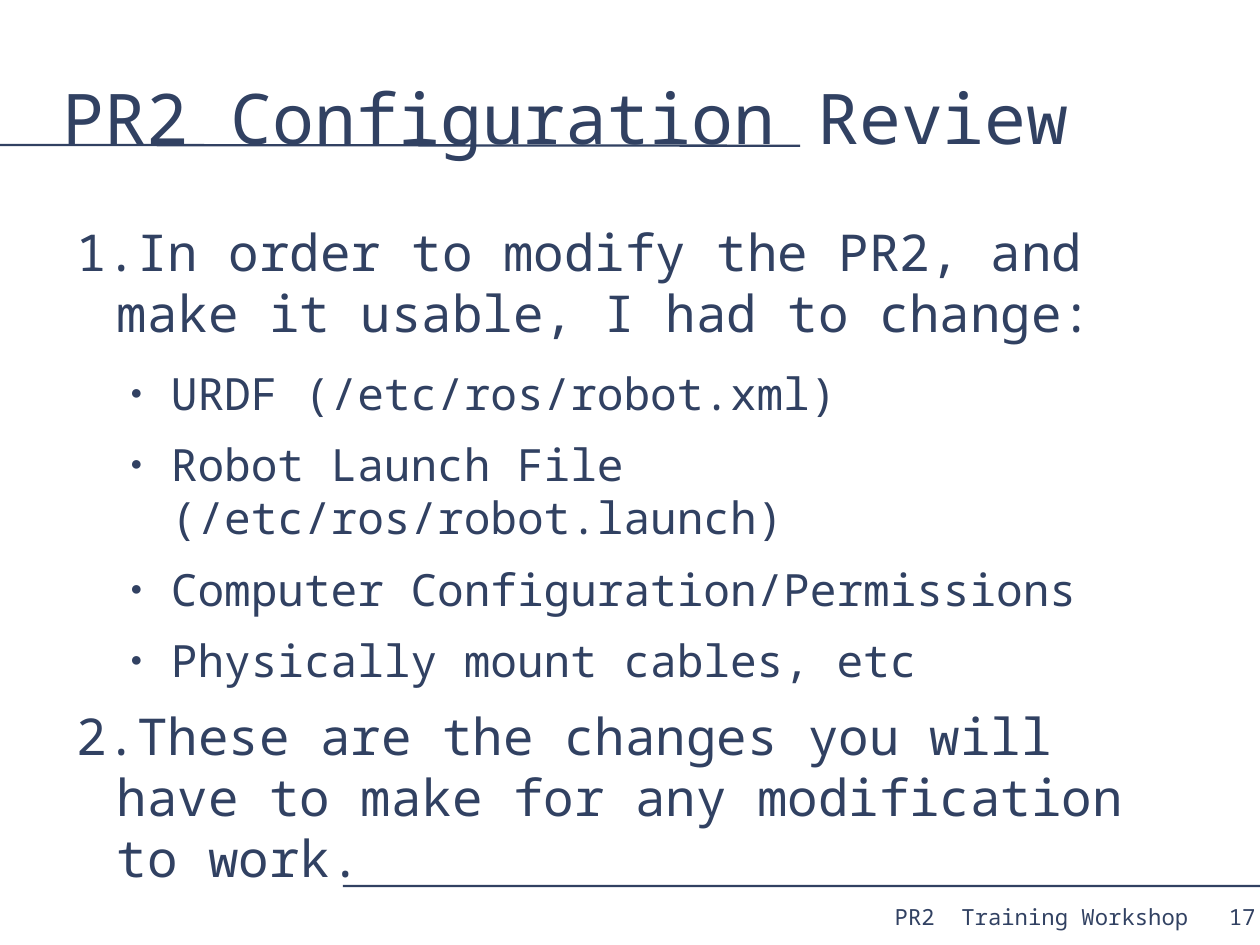
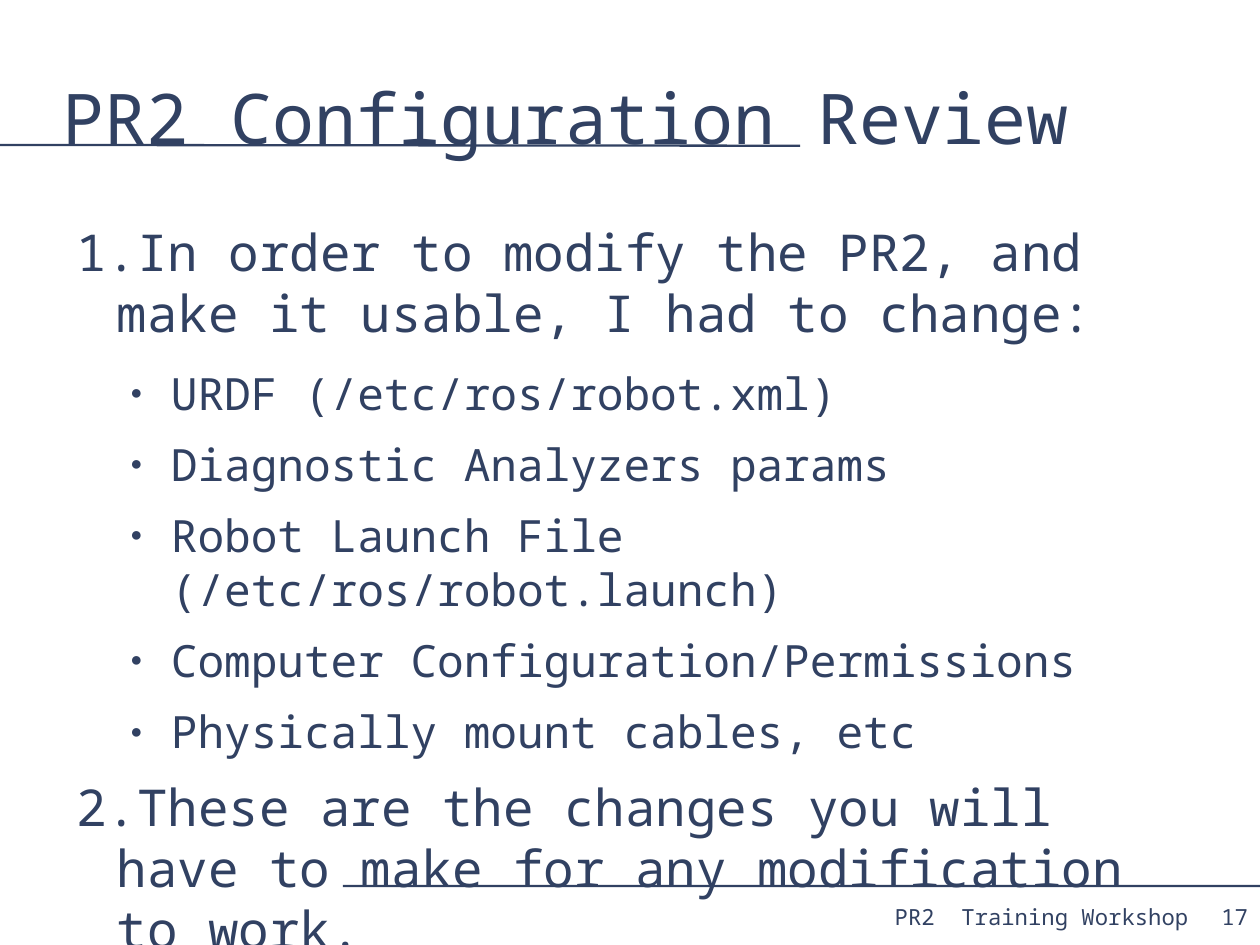
Before and after one commit to PR2/pr2_docs, a slide deck: slide 17 of pr2_training_workshop/modifying_pr2/adding_sensor.odp. Drawn at 1260x945 pixels with LibreOffice and Linux fonts; fonts in the diff are those of the drawing. Boxes give left, top, right and bottom in pixels: in the first picture for what was removed or moved away, otherwise in the second. Text is boxed around its words. In the diff, an @@ line names an element or a change of style, - is before the commit and + after.

Commit message:
Eric reviewed adding sensor demo

```diff
--- a/pr2_training_workshop/modifying_pr2/adding_sensor.odp
+++ b/pr2_training_workshop/modifying_pr2/adding_sensor.odp
@@ text at bbox=[171, 447, 890, 492]: paragraph added @@
+  ● Diagnostic Analyzers params
@@ page number: place and size @@
-page number at bbox=[1229, 909, 1256, 925]
+page number at bbox=[1221, 909, 1248, 925]
```
Also in this commit, not shown: 17 other slides changed.
